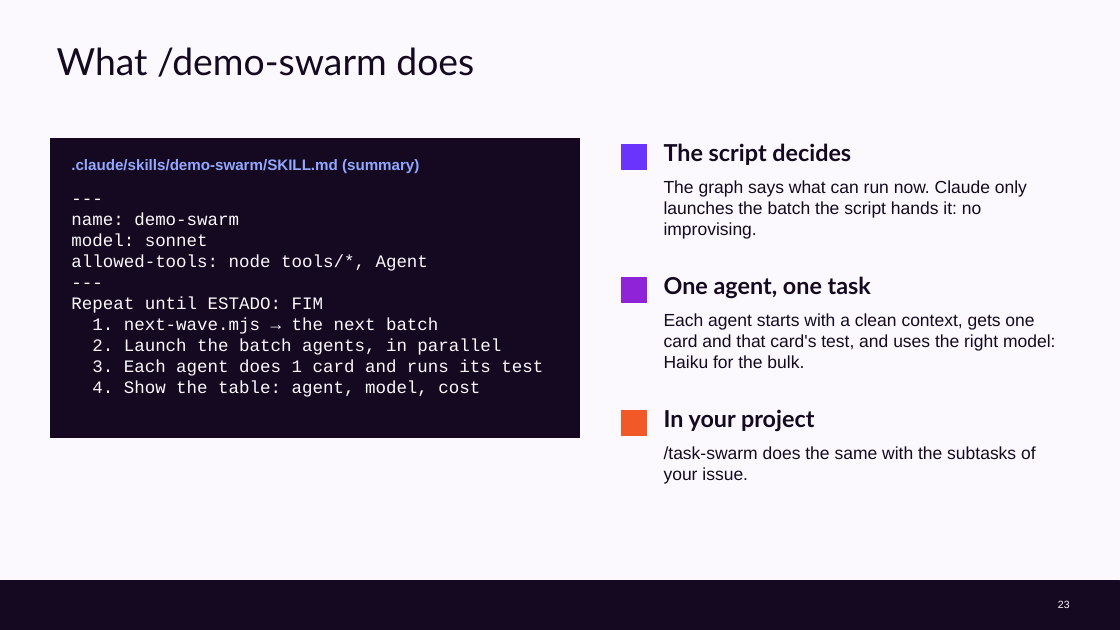
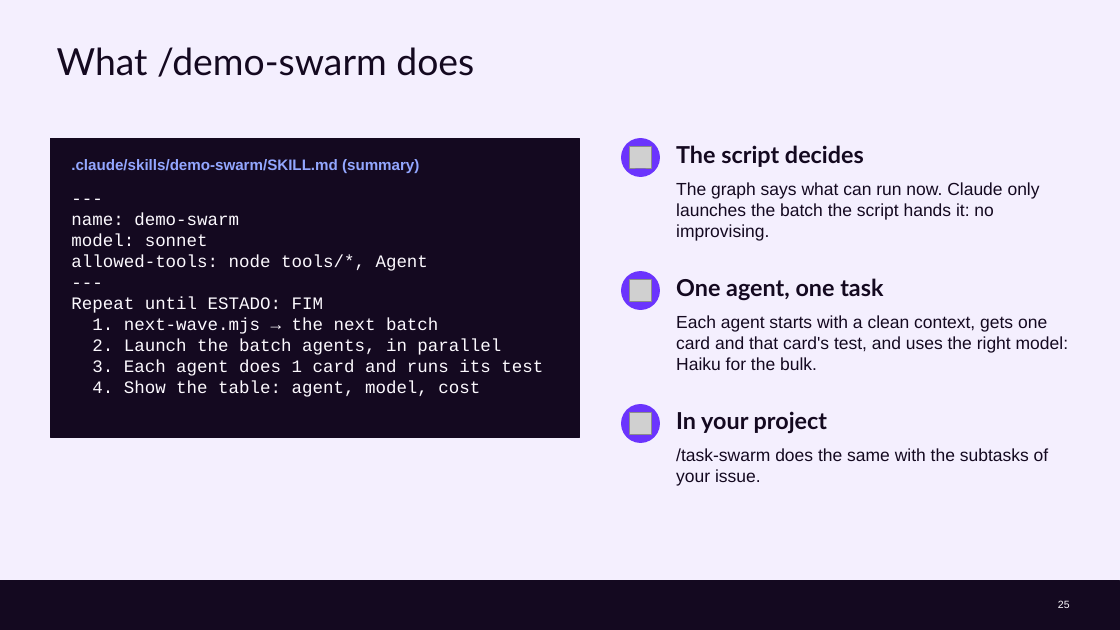
Before and after one commit to cx-guilherme-pinto/workshop-claude, a slide deck: slide 25 of slides/workshop.en.pptx (slide 23 before the commit). Drawn at 1120x630 pixels with LibreOffice and Linux fonts; fonts in the diff are those of the drawing; grey boxes stand for pictures; background and template pictures are left out. Boxes give left, top, right and bottom in pixels: in the first picture for what was removed or moved away, otherwise in the second. Text is boxed around its words. In the diff, an @@ line names an element or a change of style, - is before the commit and + after.

```diff
--- a/slides/workshop.en.pptx
+++ b/slides/workshop.en.pptx
@@ background #FCF9FE to #F4EFFE @@
@@ ellipse: place and size @@
-ellipse at box(622, 145, 647, 170)
+ellipse at box(622, 139, 660, 176)
@@ ellipse at box(622, 139, 660, 176): rectangle to ellipse @@
@@ picture added at box(630, 147, 651, 168) @@
@@ text "The script decides": place and size @@
-text "The script decides" at box(664, 143, 851, 165)
+text "The script decides" at box(676, 145, 864, 167)
@@ text "The graph says what can ...": place and size @@
-text "The graph says what can ..." at box(664, 180, 1027, 239)
+text "The graph says what can ..." at box(676, 182, 1040, 241)
@@ rectangle removed at box(622, 277, 647, 302) @@
@@ ellipse added at box(622, 271, 660, 309), fill #6B34FD, outline #6B34FD 1 pt @@
@@ picture added at box(630, 280, 651, 301) @@
@@ text "One agent, one task": place and size @@
-text "One agent, one task" at box(664, 276, 871, 299)
+text "One agent, one task" at box(676, 278, 883, 301)
@@ text "Each agent starts with a ...": place and size @@
-text "Each agent starts with a ..." at box(664, 313, 1055, 368)
+text "Each agent starts with a ..." at box(676, 315, 1068, 370)
@@ rectangle removed at box(622, 411, 647, 436) @@
@@ ellipse added at box(622, 405, 660, 443), fill #6B34FD, outline #6B34FD 1 pt @@
@@ picture added at box(630, 413, 651, 434) @@
@@ text "In your project": place and size @@
-text "In your project" at box(664, 409, 814, 432)
+text "In your project" at box(676, 411, 827, 434)
@@ text "/task-swarm does the same with ...": place and size @@
-text "/task-swarm does the same with ..." at box(664, 446, 1036, 484)
+text "/task-swarm does the same with ..." at box(676, 448, 1049, 486)
@@ page number at box(1058, 600, 1070, 608): text changed @@
-23
+25
```
Also in this commit, not shown: 41 other slides changed, 1 slide added, 16 other files.
